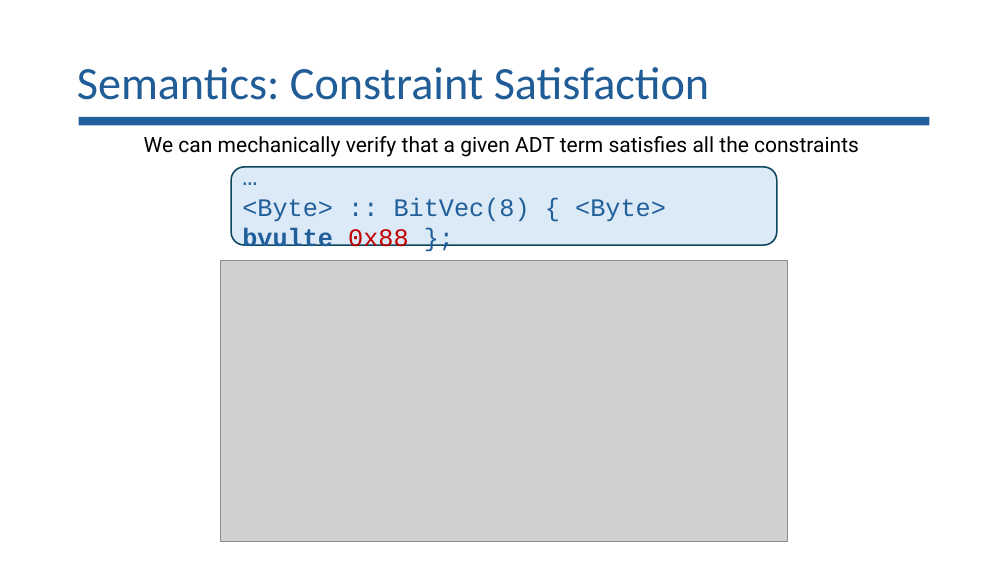
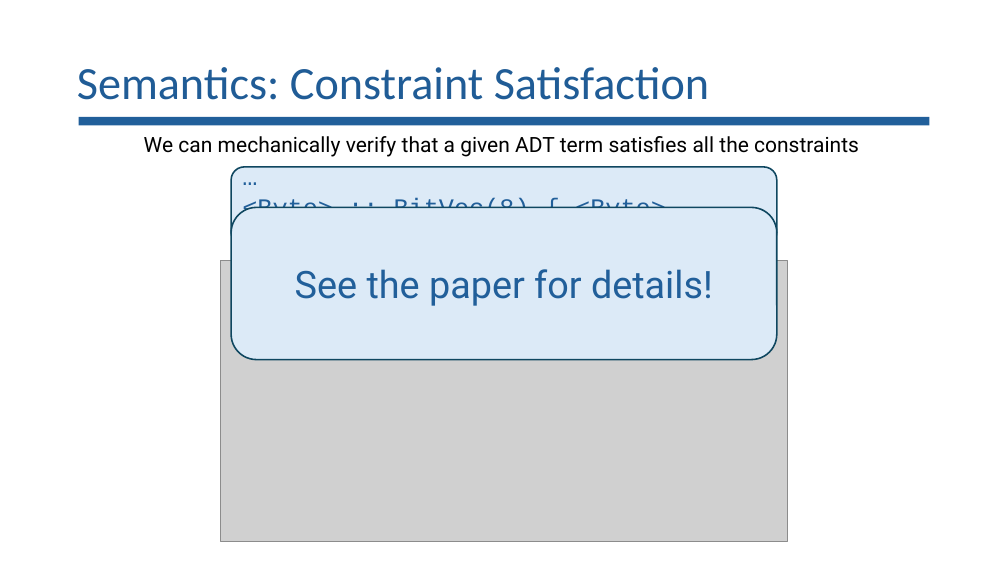
Before and after one commit to lorchrob/goblin_slides, a slide deck: slide 46 of goblin_slides.pptx. Drawn at 1008x567 pixels with LibreOffice and Linux fonts; fonts in the diff are those of the drawing; grey boxes stand for pictures. Boxes give left, top, right and bottom in pixels: in the first picture for what was removed or moved away, otherwise in the second. Text is boxed around its words. In the diff, an @@ line names an element or a change of style, - is before the commit and + after.

```diff
--- a/goblin_slides.pptx
+++ b/goblin_slides.pptx
@@ background #FFFFFF to #FFFFFF at 10% opacity @@
@@ rounded rectangle added at (x1=231, y1=207, x2=777, y2=359), fill #DCEAF7, outline #104760 1.5 pt, 36 pt, text #215F9A @@
+See the paper for details!
```
Also in this commit, not shown: 2 other slides changed, 2 slides added, 1 slide removed.
